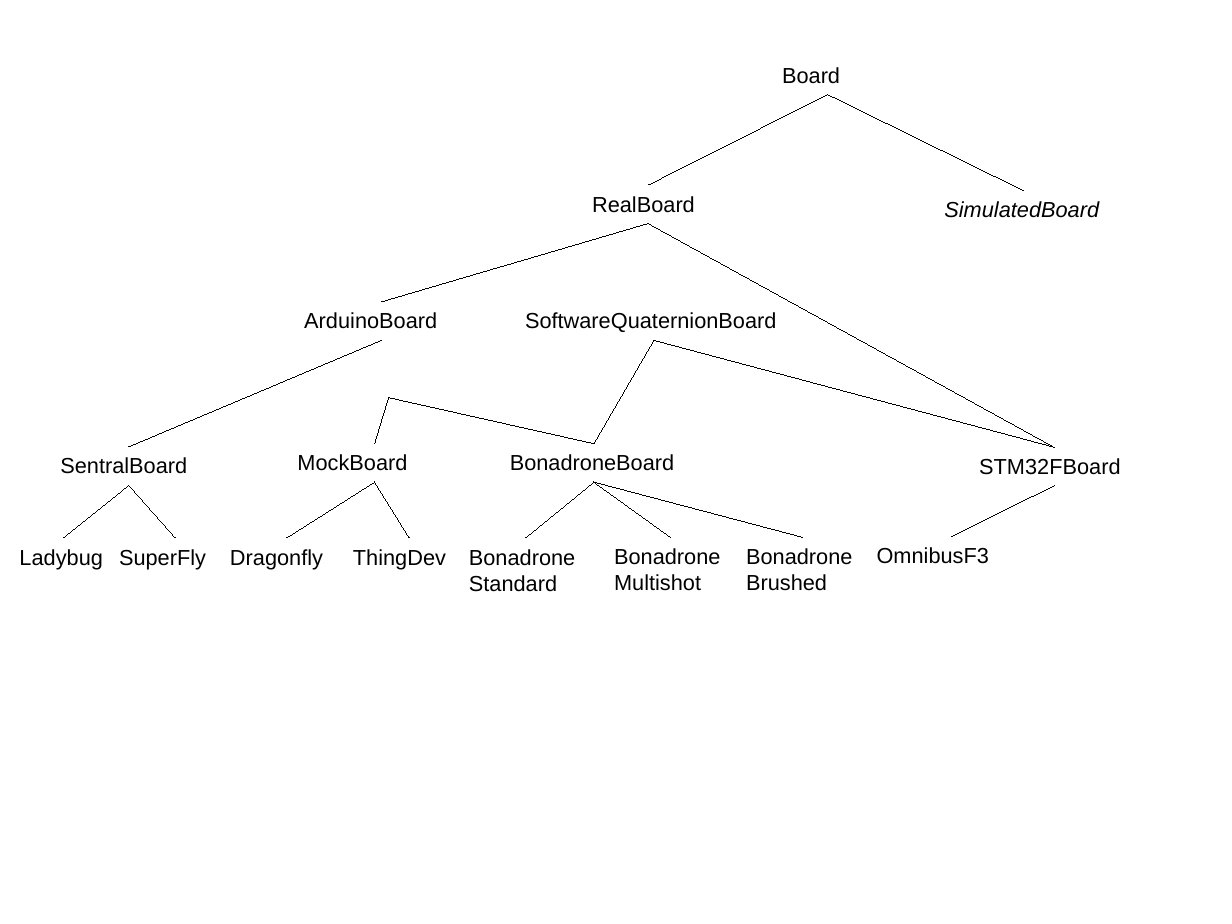
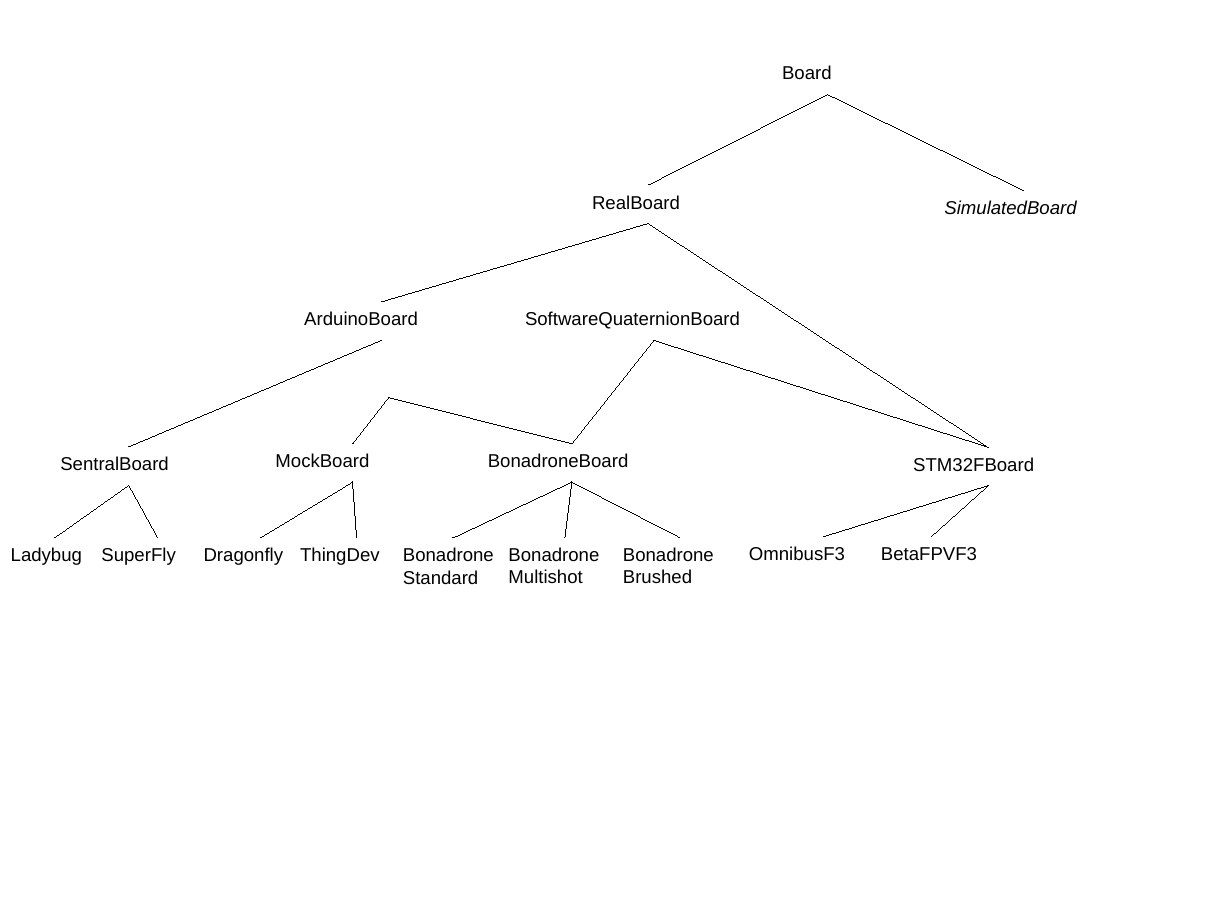
Before and after one commit to simondlevy/Hackflight, a slide deck: slide 1 of extras/media/boards.pptx. Drawn at 1232x924 pixels with LibreOffice and Linux fonts; fonts in the diff are those of the drawing. Boxes give left, top, right and bottom in pixels: in the first picture for what was removed or moved away, otherwise in the second. Text is boxed around its words. In the diff, an @@ line names an element or a change of style, - is before the commit and + after.

Commit message:
More STM32FBoard factoring

```diff
--- a/extras/media/boards.pptx
+++ b/extras/media/boards.pptx
@@ line moved from (1054, 447) - (648, 224) to (988, 447) - (648, 224) @@
@@ line moved from (654, 340) - (594, 444) to (654, 340) - (572, 444) @@
@@ line moved from (654, 340) - (1054, 447) to (654, 340) - (988, 447) @@
@@ line moved from (389, 398) - (375, 444) to (389, 398) - (352, 444) @@
@@ line moved from (389, 398) - (594, 444) to (389, 398) - (572, 444) @@
@@ text "MockBoard" moved from (x1=297, y1=454, x2=407, y2=471) to (x1=275, y1=453, x2=369, y2=468) @@
@@ text "BonadroneBoard" moved from (x1=510, y1=454, x2=674, y2=471) to (x1=488, y1=453, x2=629, y2=468) @@
@@ text "STM32FBoard" moved from (x1=979, y1=458, x2=1120, y2=475) to (x1=913, y1=457, x2=1034, y2=472) @@
@@ line moved from (129, 485) - (63, 538) to (129, 485) - (55, 538) @@
@@ line moved from (129, 485) - (176, 538) to (129, 485) - (158, 538) @@
@@ line moved from (375, 482) - (286, 538) to (353, 482) - (260, 538) @@
@@ line moved from (375, 482) - (409, 538) to (352, 482) - (357, 538) @@
@@ line moved from (594, 482) - (525, 538) to (572, 482) - (453, 538) @@
@@ line moved from (594, 482) - (671, 538) to (572, 482) - (566, 538) @@
@@ line moved from (594, 482) - (803, 538) to (572, 482) - (680, 538) @@
@@ line moved from (1054, 485) - (951, 537) to (988, 485) - (824, 537) @@
@@ line added from (988, 485) to (931, 537), #000000 0.75 pt @@
@@ text "Ladybug" moved from (x1=19, y1=549, x2=102, y2=569) to (x1=11, y1=547, x2=82, y2=565) @@
@@ text "SuperFly" moved from (x1=119, y1=549, x2=206, y2=569) to (x1=101, y1=547, x2=175, y2=565) @@
@@ text "Dragonfly" moved from (x1=230, y1=549, x2=323, y2=569) to (x1=204, y1=547, x2=284, y2=565) @@
@@ text "ThingDev" moved from (x1=353, y1=549, x2=446, y2=569) to (x1=300, y1=547, x2=380, y2=565) @@
@@ text "BonadroneStandard" moved from (x1=458, y1=538, x2=594, y2=576) to (x1=392, y1=538, x2=514, y2=576) @@
@@ size 14 to 12 pt in 15 elements at (x1=782, y1=65, x2=832, y2=80), (x1=592, y1=195, x2=680, y2=210), (x1=304, y1=311, x2=418, y2=326), (x1=944, y1=200, x2=1076, y2=215), (x1=525, y1=311, x2=740, y2=329), (x1=60, y1=456, x2=169, y2=471), (x1=11, y1=547, x2=82, y2=565), (x1=101, y1=547, x2=175, y2=565), (x1=488, y1=453, x2=629, y2=468), (x1=275, y1=453, x2=369, y2=468), (x1=204, y1=547, x2=284, y2=565), (x1=300, y1=547, x2=380, y2=565), (x1=913, y1=457, x2=1034, y2=472), (x1=392, y1=538, x2=514, y2=576), (x1=749, y1=546, x2=845, y2=561) @@
@@ text "OmnibusF3" moved from (x1=877, y1=547, x2=989, y2=564) to (x1=749, y1=546, x2=845, y2=561) @@
@@ text at (x1=508, y1=547, x2=599, y2=584): text changed; size 14 to 12 pt @@
-BonadroneMultishot
+Bonadrone Multishot
@@ text at (x1=623, y1=547, x2=714, y2=584): text changed; size 14 to 12 pt @@
-BonadroneBrushed
+Bonadrone Brushed
@@ text added at (x1=881, y1=547, x2=977, y2=561), 12 pt, text #000000 @@
+BetaFPVF3
```
Also in this commit, not shown: 3 other files.
